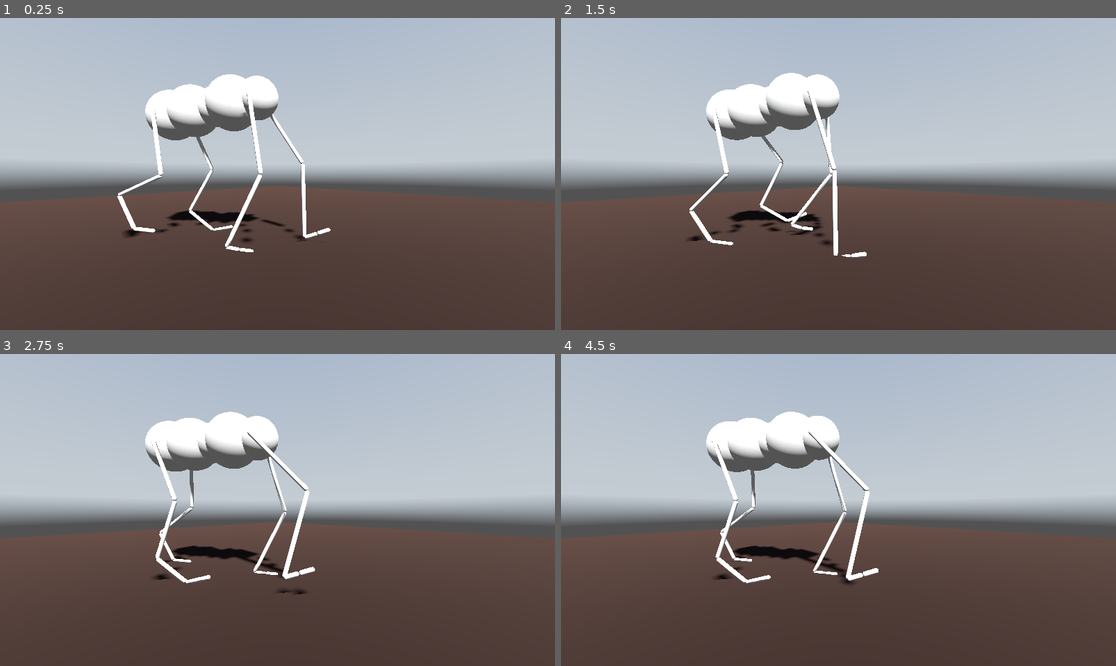
Above: before the commit, frames 1-4 (two rows, left to right).
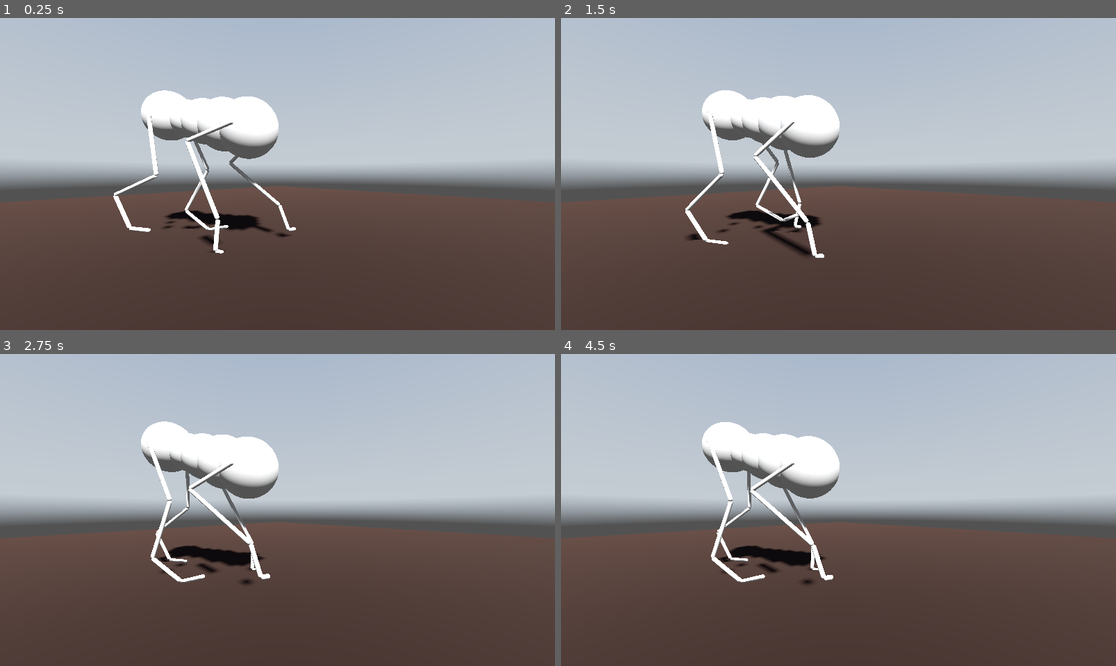
Above: after the commit, the same moments.

Repository: jehoz/legs-and-gaits
Game: Godot game, scene res://scenes/default.tscn
Two runs of this game, one before a commit and one after it. Both use one fixed random seed, a clock stepped at 60 frames per second and the inputs below. A sky picture missing from this copy of the repository is replaced by a grey-blue gradient.
Inputs:
- Up to frame 1 (0.25 s): no input
- Up to frame 2 (1.5 s): no input
- Up to frame 3 (2.75 s): no input
- Up to frame 4 (4.5 s): no input

The runs differ from the first frame. In frame 1, 6.1% of the frame differs, in the area x 20-60%, y 18-76%; in frame 2, 6.0%; in frame 3, 6.3%, in the area x 25-57%, y 18-78%; in frame 4, 6.2%.

Commit message:
Fix front-leg IK

Diff:
--- a/scenes/default.tscn
+++ b/scenes/default.tscn
@@ -8,16 +8,16 @@
 
 [sub_resource type="Resource" id="Resource_4swe1"]
 script = ExtResource("2_sau8g")
-femur_length = 0.55
-tibia_length = 0.55
-metatarsal_length = 0.1
-toe_length = 0.1
-heel_elevation = 0.0
-leg_type = 1
+femur_length = 0.37
+tibia_length = 0.57
+metatarsal_length = 0.21
+toe_length = 0.06
+heel_elevation = 1.5
+leg_type = 0
 
 [sub_resource type="Resource" id="Resource_7xwdi"]
 script = ExtResource("3_yjyq1")
-radius = 0.15
+radius = 0.22
 leg_blueprint = SubResource("Resource_4swe1")
 
 [sub_resource type="Resource" id="Resource_uxhh3"]
@@ -26,11 +26,11 @@
 
 [sub_resource type="Resource" id="Resource_15lq8"]
 script = ExtResource("3_yjyq1")
-radius = 0.15
+radius = 0.175
 
 [sub_resource type="Resource" id="Resource_wygci"]
 script = ExtResource("3_yjyq1")
-radius = 0.2
+radius = 0.15
 
 [sub_resource type="Resource" id="Resource_0fvg2"]
 script = ExtResource("2_sau8g")
--- a/scripts/leg.gd
+++ b/scripts/leg.gd
@@ -25,6 +25,7 @@
 	metatarsal_length = blueprint.metatarsal_length
 	toe_length = blueprint.toe_length
 	heel_elevation = blueprint.heel_elevation
+	leg_type = blueprint.leg_type
 
 	if oscillator == null:
 		oscillator = Oscillator.new(blueprint._speed, blueprint._phase_offset + phase_offset)
@@ -137,6 +138,9 @@
 		var d = 2 * l * femur_length
 		gamma = acos(n / d)
 
+	if leg_type == LegBlueprint.LegType.LEG_FRONT:
+		gamma *= -1
+
 	var knee_offset = (ankle_pos - global_position).normalized() * femur_length
 	var knee_pos = global_position + Quaternion(left, gamma) * knee_offset
 
